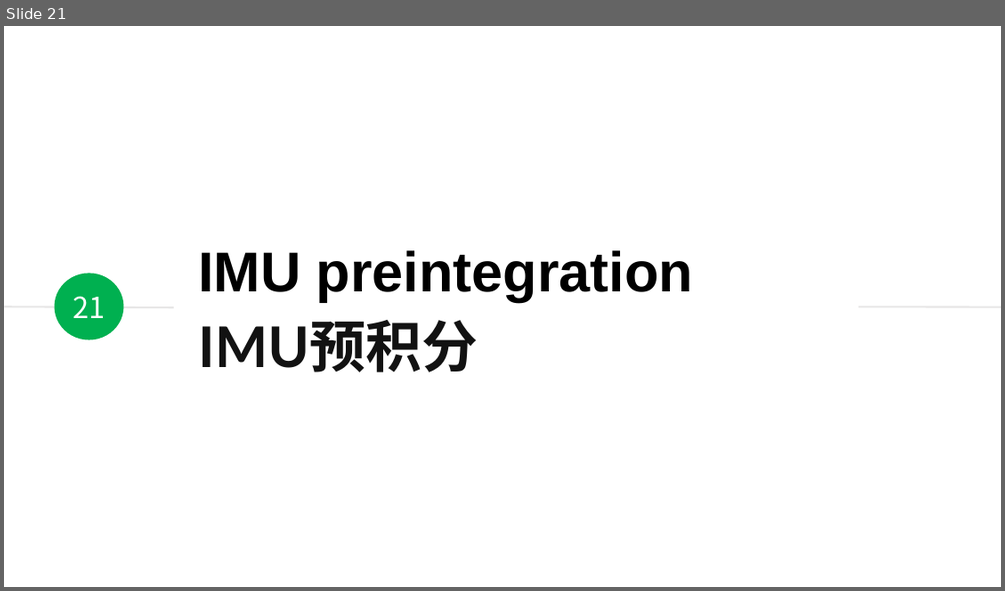
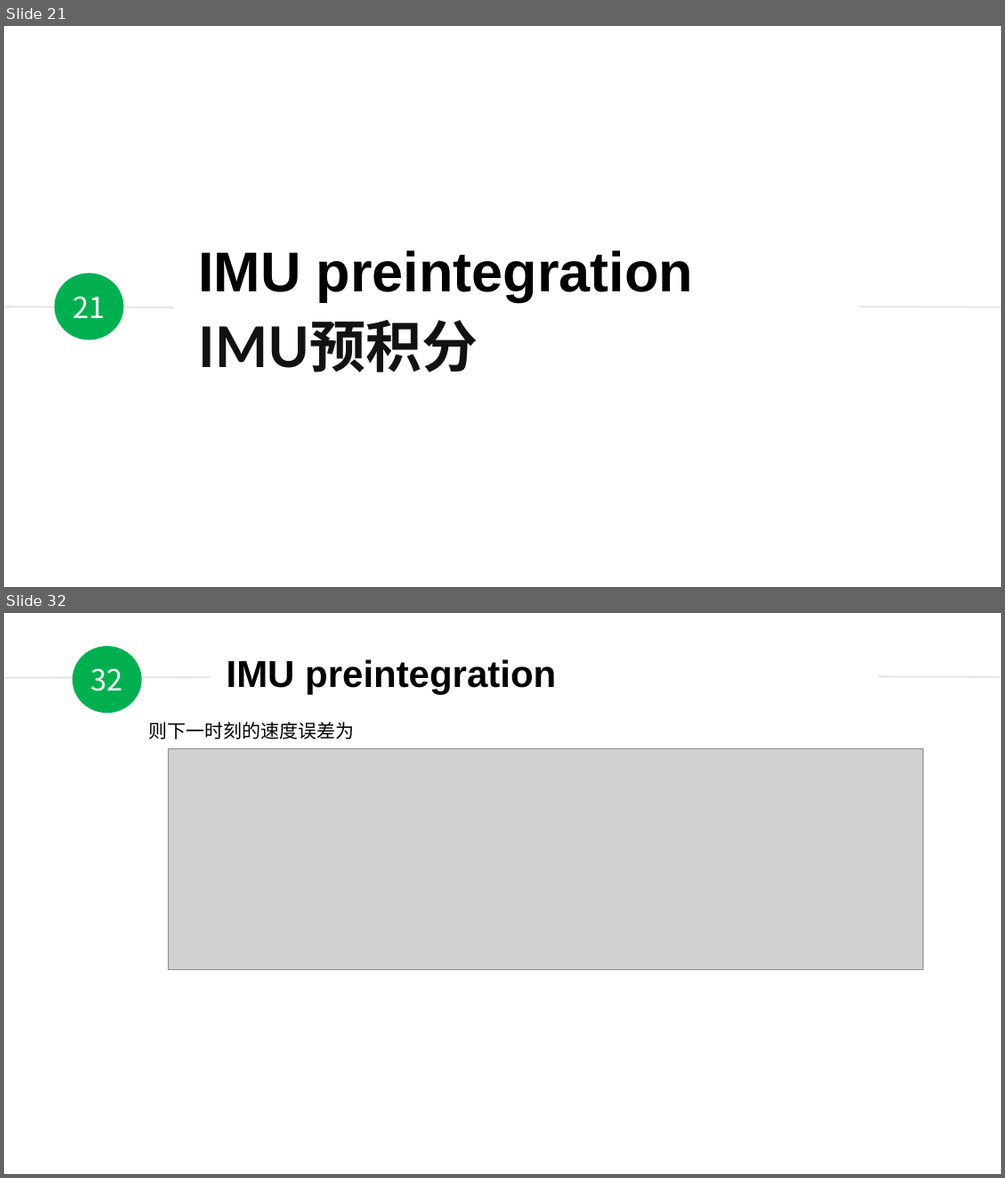
Before and after one commit to duyongquan/LTSLAM, a slide deck: docs/pptx/VINS/09-VINS-IMU预积分.pptx. Shown one above the other, each under a label of ours: slide 21 before the commit, slides 21 and 32 after it; the slides between them are not shown. The pictures are 1005x591 and 1005x1178 pixels, drawn with LibreOffice and Linux fonts; fonts in the diff are those of the drawing; grey boxes stand for pictures. Boxes give left, top, right and bottom in pixels: in the first picture for what was removed or moved away, otherwise in the second. Text is boxed around its words. In the diff, an @@ line names an element or a change of style, - is before the commit and + after.

```diff
--- a/docs/pptx/VINS/09-VINS-IMU预积分.pptx
+++ b/docs/pptx/VINS/09-VINS-IMU预积分.pptx
@@ slide 32 added at [4, 613, 1001, 1174], background #FFFFFF @@
@@ group added at [4, 646, 1000, 713]: 2 lines, 1 ellipse, 1 text @@
+32
+IMU preintegration
@@ text added at [149, 722, 355, 739], 18 pt, text #000000 @@
+则下一时刻的速度误差为
@@ picture added at [168, 749, 922, 970] @@
```
Also in this commit, not shown: 2 slides changed, 8 other slides added.
